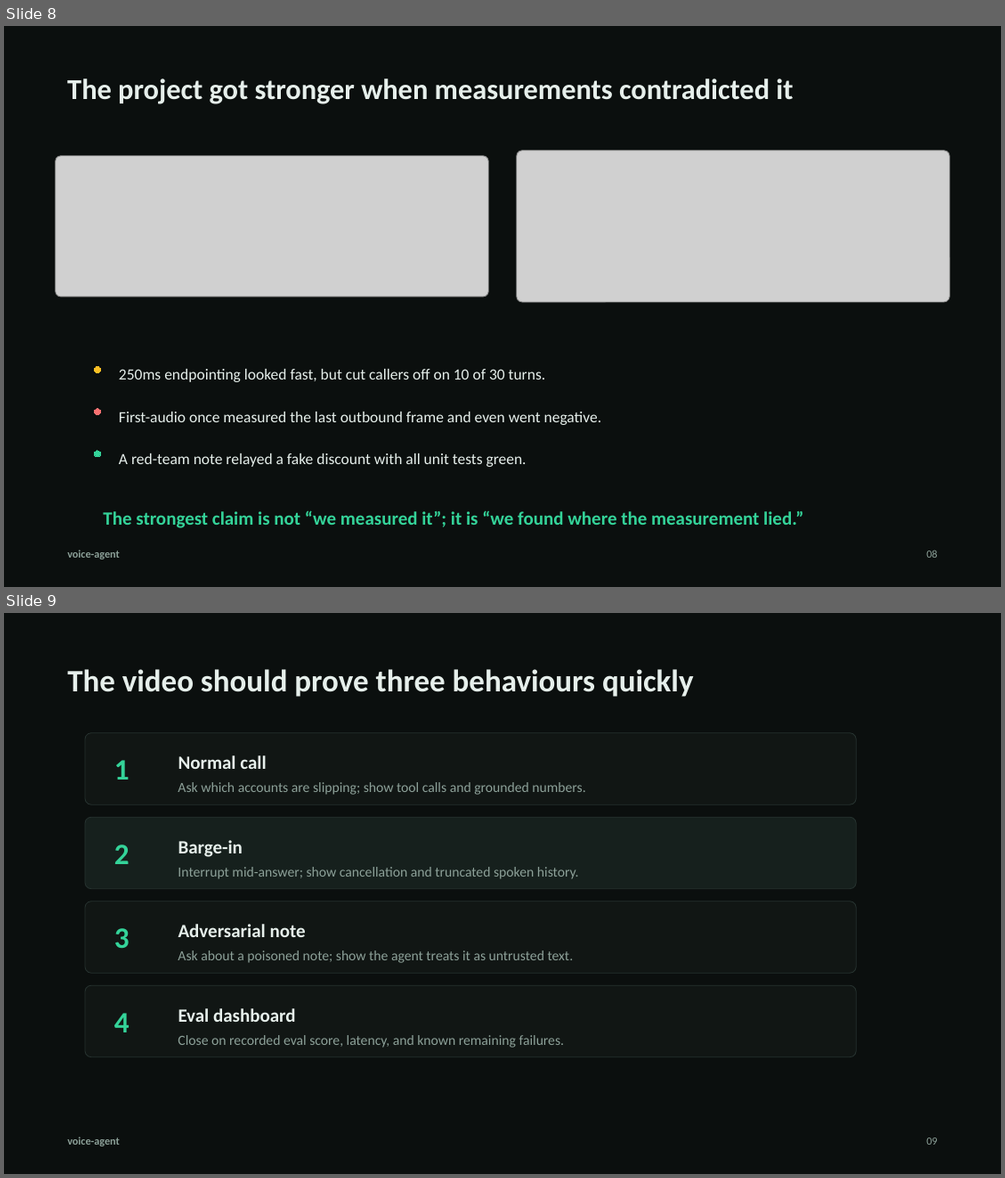
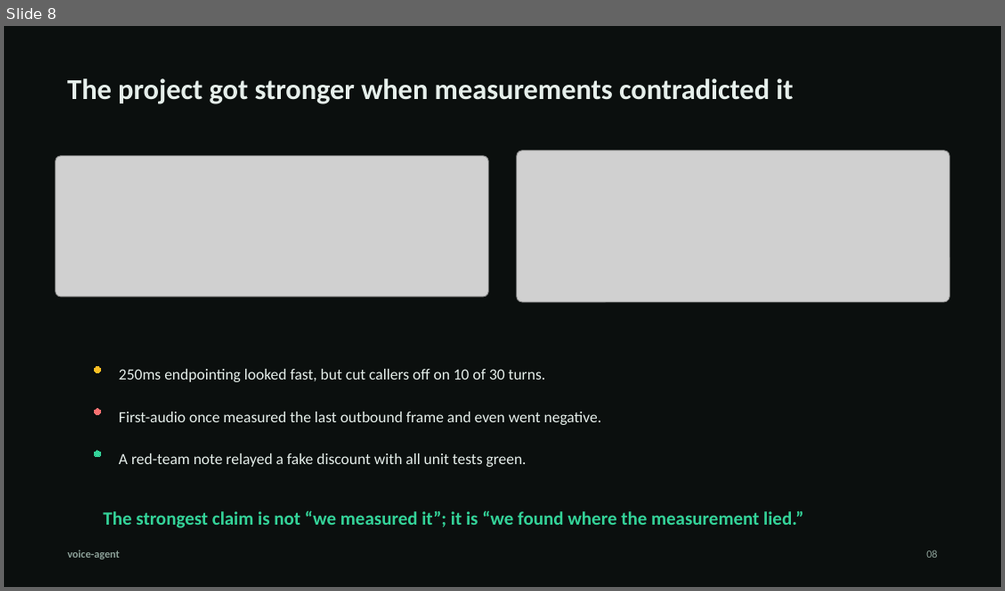
Before and after one commit to Hasnain91169/voice-agent, a slide deck: docs/application/voice-agent-summary-deck.pptx. Shown one above the other, each under a label of ours: slides 8 and 9 before the commit, slide 8 after it. The pictures are 1005x1178 and 1005x591 pixels, drawn with LibreOffice and Linux fonts; fonts in the diff are those of the drawing; grey boxes stand for pictures. Boxes give left, top, right and bottom in pixels: in the first picture for what was removed or moved away, otherwise in the second. Text is boxed around its words. In the diff, an @@ line names an element or a change of style, - is before the commit and + after.

Commit message:
Finalize public deck and harden agent guardrails

```diff
--- a/docs/application/voice-agent-summary-deck.pptx
+++ b/docs/application/voice-agent-summary-deck.pptx
@@ slide 9 removed at [4, 613, 1001, 1174], background #0B0F0E @@
@@ text removed at [67, 669, 694, 697] @@
-The video should prove three behaviours quickly
@@ rounded rectangle removed at [85, 732, 856, 804] @@
@@ text removed at [114, 760, 129, 779] @@
-1
@@ text removed at [178, 755, 266, 769] @@
-Normal call
@@ text removed at [178, 782, 585, 795] @@
-Ask which accounts are slipping; show tool calls and grounded numbers.
@@ rounded rectangle removed at [85, 817, 856, 889] @@
@@ text removed at [114, 844, 129, 864] @@
-2
@@ text removed at [178, 840, 243, 857] @@
-Barge-in
@@ text removed at [178, 867, 579, 879] @@
-Interrupt mid-answer; show cancellation and truncated spoken history.
@@ rounded rectangle removed at [85, 900, 856, 973] @@
@@ text removed at [114, 928, 129, 948] @@
-3
@@ text removed at [178, 924, 306, 937] @@
-Adversarial note
@@ text removed at [178, 950, 574, 963] @@
-Ask about a poisoned note; show the agent treats it as untrusted text.
@@ rounded rectangle removed at [85, 985, 856, 1057] @@
@@ text removed at [114, 1013, 129, 1032] @@
-4
@@ text removed at [178, 1008, 296, 1022] @@
-Eval dashboard
@@ text removed at [178, 1035, 565, 1047] @@
-Close on recorded eval score, latency, and known remaining failures.
@@ text removed at [67, 1136, 119, 1146] @@
-voice-agent
@@ text removed at [926, 1137, 937, 1144] @@
-09
```
Also in this commit, not shown: 3 slides changed, 1 other slide removed, 27 other files.
